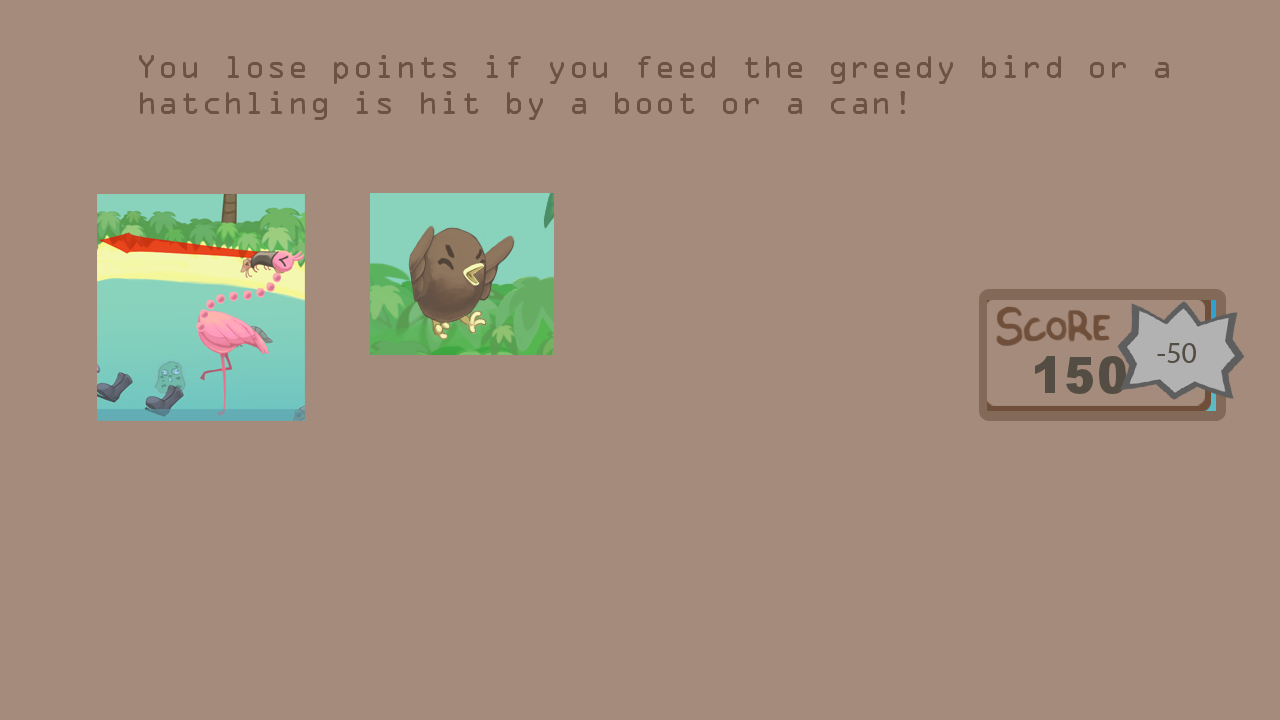
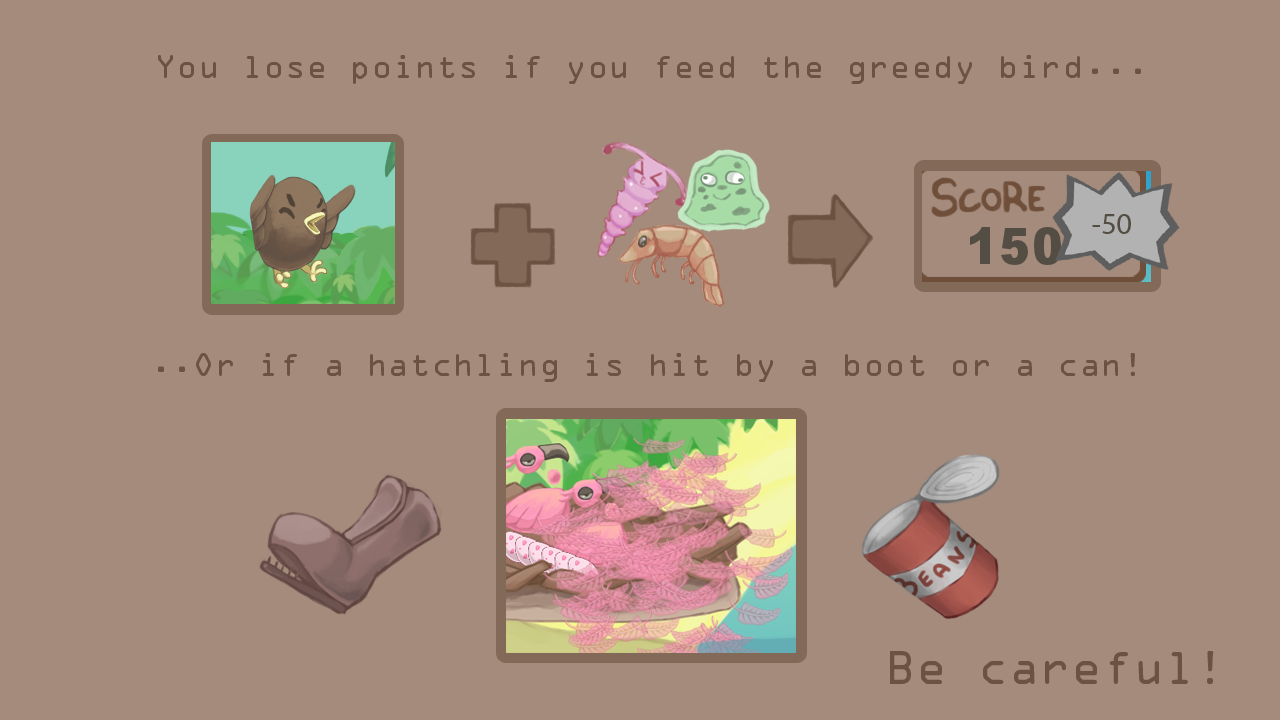
Layers edited between the first and the second 1280x720 image:
removed layer "You lose points if you feed the greedy bird or a hatchling is h" over [139, 55, 1169, 120]
added layer "Be careful!" above "Shape 2" over [890, 651, 1214, 684]
renamed "Layer 9" to "Shape 2", moved it above "Layer 7", painted on it over [158, 289, 1245, 663]
hid "Layer 4" over [97, 194, 305, 421]
renamed "Layer 2" to "Shape 1", painted on it over [158, 55, 1180, 355]
